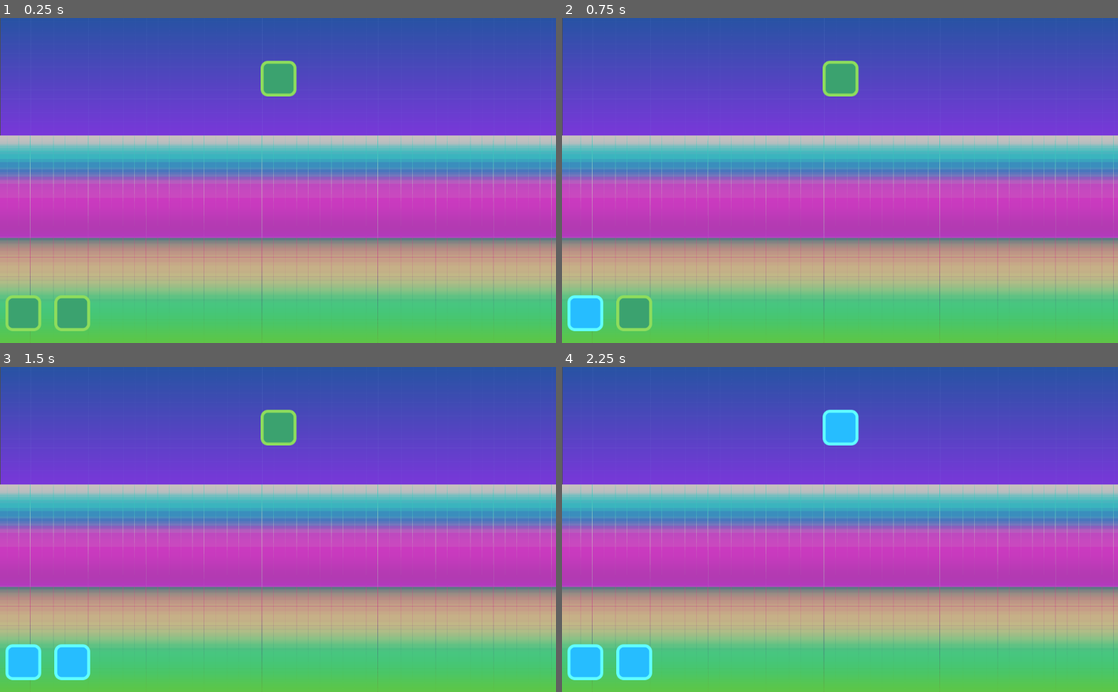
Above: before the commit, frames 1-4 (two rows, left to right).
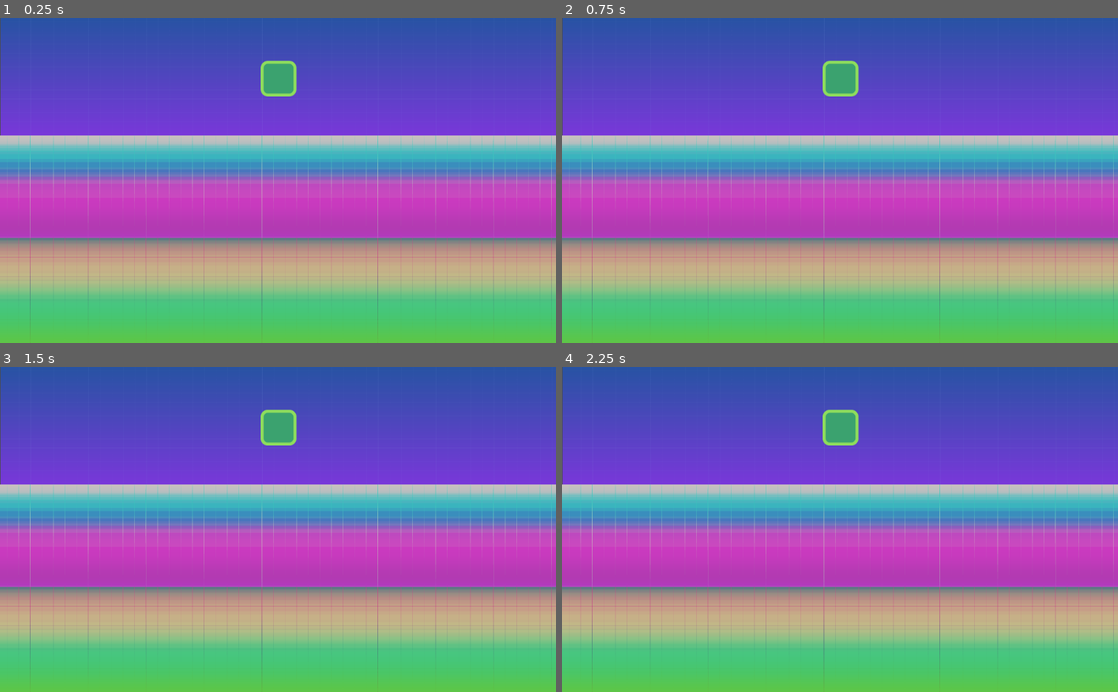
Above: after the commit, the same moments.

Repository: KatheeHDS/TF_TIDM
Game: Godot game, scene res://src/Main.tscn
The game is run twice, just before and just after one commit, with the same random seed, the same clock (stepped at 60 frames per second) and the same inputs.
Inputs (mouse positions are in pixels of both pictures, inside the frame that each line leads up to):
- Up to frame 1 (0.25 s): no input
- Up to frame 2 (0.75 s): tap Enter at 0.5 s; move the mouse to (584, 313) at 0.52 s; click (584, 313) at 0.67 s
- Up to frame 3 (1.5 s): tap Space (debug_plant, bound only after the commit) at 1.25 s; move the mouse to (72, 662) at 1.27 s; click (72, 662) at 1.42 s
- Up to frame 4 (2.25 s): tap Enter at 2 s; move the mouse to (840, 428) at 2.02 s; click (840, 428) at 2.17 s

The runs differ from the first frame. In frame 1, 1.3% of the frame differs, in the area x 1-17%, y 85-97%; in frame 2, 1.4%; in frame 3, 1.4%; in frame 4, 2.1%, in the area x 1-54%, y 13-97%.

Commit message:
First version of plant manager and database
Renamed Player > Plant

Diff:
--- a/PlantManager.gd
+++ b/PlantManager.gd
@@ -1,11 +1,45 @@
 extends Node
 #Aquí anirà la generació de plantes
-var Planta = preload("res://src/Actors/Player.tscn")
+signal to_inventory
 
-func _ready():
-	var nova_planta = Planta.instance()
-	nova_planta.max_hp = 120
+var Planta = preload("res://src/Actors/Plant.tscn")
+# Diccionari = {"id" : ["nom planta", HP inicial, "tipus", "color"],...}
+var Ecosystem = {
+	0:{name = "Bleda", hp = 70, type = "vegetable", color = "green"},
+	1:{name = "Tomàquet", hp = 50, type = "vegetable", color = "red"},
+	2:{name = "Col", hp = 60, type = "vegetable", color = "blue"}
+}
+# crear diccionari on s'emmagatzemin les plantes creades
+var next_id = 0
+var habitat = {} # List of plants currently onscreen
+ # TODO randomitzar quin tipus de planta es crea
+func _ready(): #TODO ara mateix aquesta func només s'executa UNA VEGADA. Canviar pq s'executi quan llegeix la senyal harvest
+	create_plant()
+
+
+func _process(delta):
+	if Input.is_action_just_pressed("debug_plant"):
+		create_plant()
+
+# TODO Crear diferents tipus de plantes des del plant manager
+
+func create_plant():
+	var nova_planta = Planta.instance() # Afegeix una nova planta a la llista de plantes existents
+	var selected_plant = randi() % Ecosystem.size() #tria un numero random del 0 al (total de plantes existents)
+	nova_planta.hp = Ecosystem[selected_plant]["hp"] #
+	nova_planta.name_plant = Ecosystem[selected_plant]["name"] #
+	nova_planta.num_crop = next_id #Es una script variable que cal exportar!
+	habitat[next_id] = nova_planta #afegim la nova planta a la llista de plants
 	add_child(nova_planta)
-	# test git sync
+	nova_planta.connect("harvested", self, "on_plant_harvested", [next_id])
+	next_id += 1
 
-	#
+
+func on_plant_harvested(id):
+	var plant = habitat[id]
+	print("S'ESTA CRIDANT")
+	# emit_signal("to_inventory", plant.tipus Arguments que diguin el tipus de la planta)
+	plant.queue_free() # elimina la planta de pantalla
+	habitat.erase(id) # elimina la planta del diccionari
+	# gestionar inventari: aquí o en funció dedicada? -> Enviar signal a un altre script.
+	# Caldrà que manager i inventari siguin germans i hi hagi un pare que els gestioni
--- a/project.godot
+++ b/project.godot
@@ -28,6 +28,14 @@
 
 common/drop_mouse_on_gui_input_disabled=true
 
+[input]
+
+debug_plant={
+"deadzone": 0.5,
+"events": [ Object(InputEventKey,"resource_local_to_scene":false,"resource_name":"","device":0,"alt":false,"shift":false,"control":false,"meta":false,"command":false,"pressed":false,"scancode":32,"physical_scancode":0,"unicode":0,"echo":false,"script":null)
+ ]
+}
+
 [physics]
 
 common/enable_pause_aware_picking=true
--- a/src/Actors/Player.gd
+++ b/src/Actors/Plant.gd
@@ -1,4 +1,6 @@
 extends Actor
+
+signal harvested
 
 export var num_crop = 0 #variable global
 export var type_crop = "P" # P = Vegetable, A = Tree, F = Flower
@@ -8,7 +10,7 @@
 var tex2 = preload("res://Assets/player2.png")
 var tex3 = preload("res://Assets/player3.png")
 onready var Player_sprite = $PlayerSprite #get_node("PlayerSprite")
-
+var name_plant
 
 func _ready():
 	connect("clicked",self, "on_watered")
@@ -22,8 +24,8 @@
 	elif hp == 80:
 		Player_sprite.texture = tex2
 	elif hp == max_hp:
-		print(type_crop, " ", num_crop, " is fully grown!")
+		print(name_plant, " ", num_crop, " is fully grown!")
 		Player_sprite.texture = tex3
 	elif hp > max_hp:
 		print(type_crop, " ", num_crop, " harvested!")
-		queue_free() #Elimina la planta
+		emit_signal("harvested")
--- /dev/null
+++ b/src/Actors/Plant.tscn
@@ -0,0 +1,19 @@
+[gd_scene load_steps=4 format=2]
+
+[ext_resource path="res://Assets/player.png" type="Texture" id=1]
+[ext_resource path="res://src/Actors/Plant.gd" type="Script" id=2]
+
+[sub_resource type="RectangleShape2D" id=1]
+extents = Vector2( 33, 33 )
+
+[node name="Player" type="KinematicBody2D"]
+input_pickable = true
+script = ExtResource( 2 )
+
+[node name="PlayerSprite" type="Sprite" parent="."]
+position = Vector2( 3.8147e-06, -7.62939e-06 )
+scale = Vector2( 0.6875, 0.6875 )
+texture = ExtResource( 1 )
+
+[node name="CollisionShape2D" type="CollisionShape2D" parent="."]
+shape = SubResource( 1 )
--- a/src/Main.tscn
+++ b/src/Main.tscn
@@ -1,9 +1,8 @@
-[gd_scene load_steps=6 format=2]
+[gd_scene load_steps=5 format=2]
 
 [ext_resource path="res://src/Foreground.tscn" type="PackedScene" id=1]
 [ext_resource path="res://src/Background.tscn" type="PackedScene" id=2]
 [ext_resource path="res://src/Middleground.tscn" type="PackedScene" id=3]
-[ext_resource path="res://src/Actors/Player.tscn" type="PackedScene" id=4]
 [ext_resource path="res://src/Actors/PlantManager.tscn" type="PackedScene" id=5]
 
 [node name="Body" type="Node2D"]
@@ -15,13 +14,5 @@
 [node name="Foreground" parent="." instance=ExtResource( 1 )]
 position = Vector2( 0, 1 )
 
-[node name="Player" parent="." instance=ExtResource( 4 )]
-position = Vector2( 43, 545 )
-num_crop = 1
-
-[node name="Player2" parent="." instance=ExtResource( 4 )]
-position = Vector2( 133, 545 )
-num_crop = 2
-
 [node name="PlantManager" parent="." instance=ExtResource( 5 )]
 position = Vector2( 513, 112 )
Renamed: src/Actors/Player.tscn -> Plant.tscn
